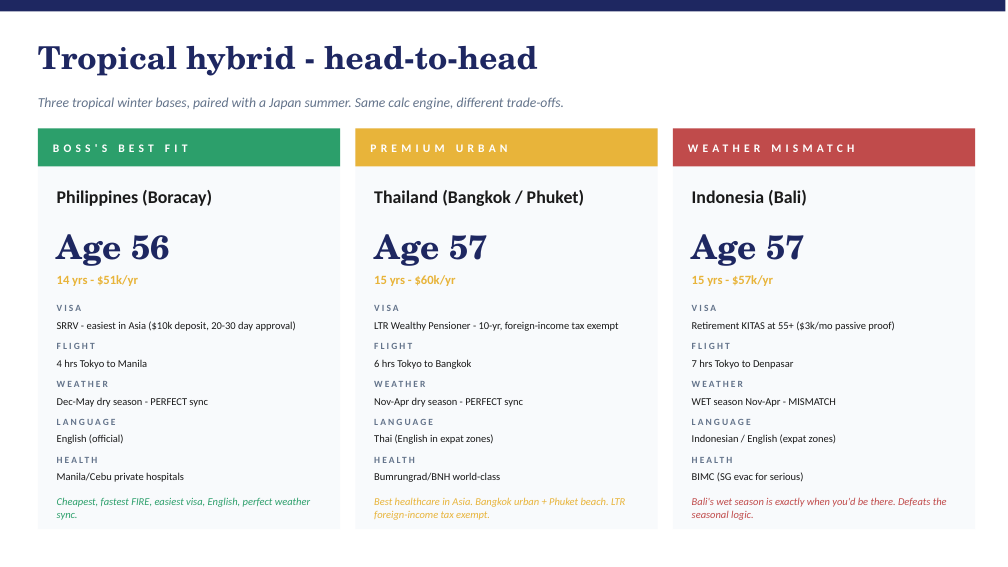
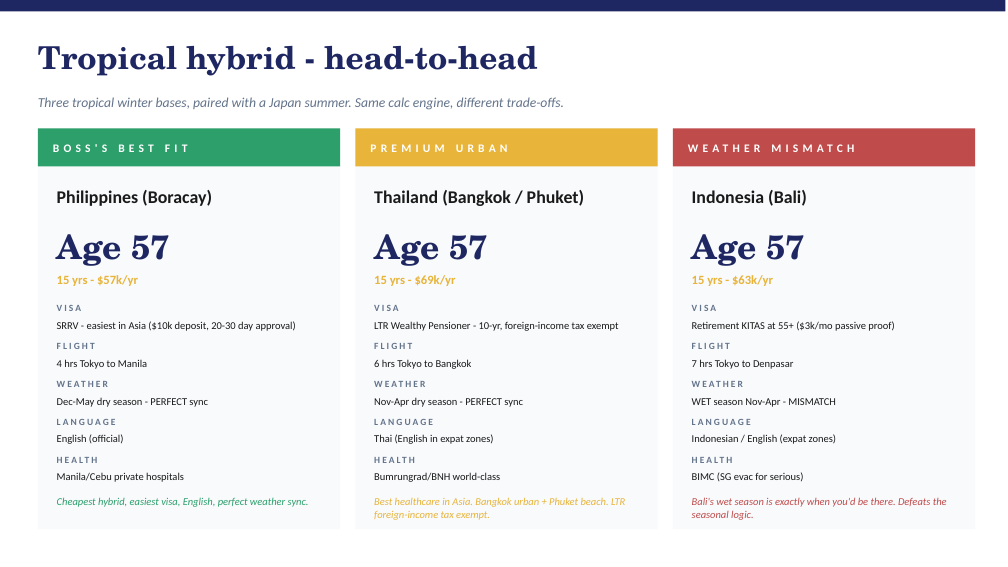
Before and after one commit to comeontsao/FIRE_Calculator, a slide deck: slide 23 of personal/country-comparison-2026/Boss-Country-FIRE-Deck.pptx. Drawn at 1008x567 pixels with LibreOffice and Linux fonts; fonts in the diff are those of the drawing. Boxes give left, top, right and bottom in pixels: in the first picture for what was removed or moved away, otherwise in the second. Text is boxed around its words. In the diff, an @@ line names an element or a change of style, - is before the commit and + after.

```diff
--- a/personal/country-comparison-2026/Boss-Country-FIRE-Deck.pptx
+++ b/personal/country-comparison-2026/Boss-Country-FIRE-Deck.pptx
@@ text at box(57, 234, 171, 266): text changed @@
-Age 56
+Age 57
@@ text at box(57, 275, 138, 286): text changed @@
-14 yrs - $51k/yr
+15 yrs - $57k/yr
@@ text at box(374, 275, 456, 286): text changed @@
-15 yrs - $60k/yr
+15 yrs - $69k/yr
@@ text at box(692, 275, 773, 286): text changed @@
-15 yrs - $57k/yr
+15 yrs - $63k/yr
@@ text at box(57, 497, 309, 507): text changed @@
-Cheapest, fastest FIRE, easiest visa, English, perfect weather sync.
+Cheapest hybrid, easiest visa, English, perfect weather sync.
```
Also in this commit, not shown: 6 other slides changed, 8 other files.
